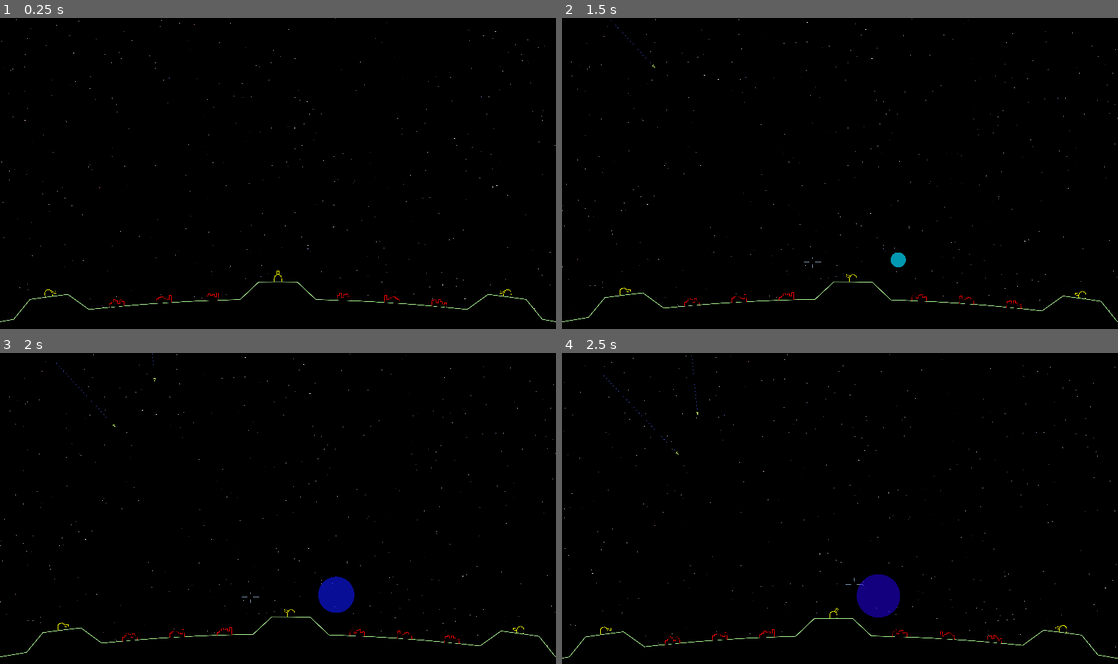
Above: before the commit, frames 1-4 (two rows, left to right).
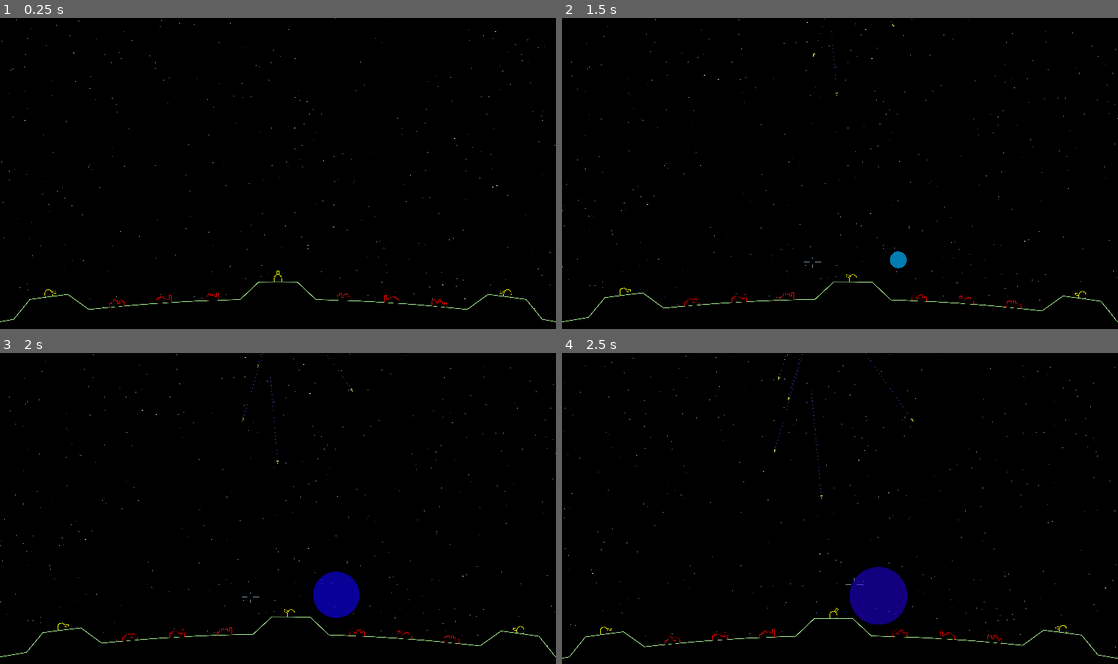
Above: after the commit, the same moments.

Repository: tartley/missile-commander
Game: Godot game, scene res://src/main/main.tscn
Two runs of this game, one before a commit and one after it. Both use one fixed random seed, a clock stepped at 60 frames per second and the inputs below.
Inputs (mouse positions are in pixels of both pictures, inside the frame that each line leads up to):
- Up to frame 1 (0.25 s): no input
- Up to frame 2 (1.5 s): tap Enter at 0.5 s; move the mouse to (867, 173) at 0.52 s; hold W from 0.53 s (still down); tap Space at 1.25 s; move the mouse to (812, 176) at 1.27 s
- Up to frame 3 (2 s): keep holding W
- Up to frame 4 (2.5 s): keep holding W; move the mouse to (851, 502) at 2.02 s

Frame 1 is identical in both runs. In frame 2, 0.1% of the frame differs, in the area x 8-62%, y 0-81%; in frame 3, 0.4%; in frame 4, 0.7%, in the area x 7-64%, y 0-88%.

Commit message:
Colors of chained BangShots evolve

Diff:
--- a/src/bang_shot/bang_shot.gd
+++ b/src/bang_shot/bang_shot.gd
@@ -6,20 +6,20 @@
 var age:float # seconds
 var progress:float # 0..1
 var size:float = 0.0
-# 0 from detonation of a shot.
-var generation:float # 0 from detonation of a shot. Increments for chain reactions.
+var color_offset:float = 0.0
 
 func _ready() -> void:
     self.name = Common.get_unique_name(self)
     self.age = 0.0
 
-func init_from_shot():
-    self.generation = 0
+func init(pos:Vector2, offset:float=0.0) -> void:
+    self.position = pos
+    self.color_offset = offset
 
 func _process(delta:float) -> void:
     self.age += delta
     self.progress = self.age / DURATION
-    self.size = SIZE * maxf(0.01, sin(progress * PI) * (3 + sin(progress * PI * self.generation)))
+    self.size = SIZE * maxf(0.01, sin(progress * PI) * (3 + sin(progress * PI)))
     $CollisionShape2D.shape.radius = self.size
     queue_redraw()
     if progress >= 1.0:
@@ -27,8 +27,8 @@
 
 func _draw() -> void:
     var color := Color(
-        0.5 + 0.5 * sin(-PI/2 + progress * PI / 2), # red
-        maxf(0.0, cos(progress * PI * 1.5)), # green
+        0.5 + 0.5 * sin(-PI/2 + progress * PI / 2 + color_offset), # red
+        maxf(0.0, cos(0.25 + progress * PI * 1.5 + color_offset)), # green
         1.0, # blue,
         0.75 - self.progress / 2, # alpha
     )
--- a/src/main/main.gd
+++ b/src/main/main.gd
@@ -18,7 +18,7 @@
 
 func launch_missile(i):
     var missile = Missile.instantiate()
-    var start := Vector2(randf_range(-2000, +2000), -14100 - i * 500)
+    var start := Vector2(randf_range(-200, +200), -14100 - i * 200)
     var td = choose_target()
     var target = td[0]
     var dest = td[1]
--- a/src/missile/missile.gd
+++ b/src/missile/missile.gd
@@ -50,18 +50,19 @@
     trail.emitting = false
 
     if other is Ground:
-        # Destroy our target
         if self.target:
             self.target.destroyed = true
-        # Add a Pop, parented to Main
-        var pop = PopScene.instantiate()
-        pop.position = self.position
-        main.add_child(pop)
+            # TODO BangFeature
+        else:
+            var pop = PopScene.instantiate()
+            pop.position = self.position
+            main.add_child(pop)
+
     elif other is BangShot:
-        # Add another BangShot, parented to Main
         var bangshot = BangShotScene.instantiate()
-        bangshot.position = self.position
+        bangshot.init(self.position, other.color_offset + 1)
         main.call_deferred("add_child", bangshot)
+
     else:
         assert(false, "unrecognized collision {0}".format([other]))
 
--- a/src/shot/shot.gd
+++ b/src/shot/shot.gd
@@ -40,8 +40,8 @@
     self.position = self.destination
     # TODO: Once we have a trail, reparent it to Main. see how Missile does it.
     var main := get_parent() as Main
-    var pop = BangShotScene.instantiate()
-    pop.position = self.position
-    main.add_child(pop)
+    var bangshot = BangShotScene.instantiate()
+    bangshot.init(self.position, 0.0)
+    main.add_child(bangshot)
     # And this shot is done
     queue_free()
